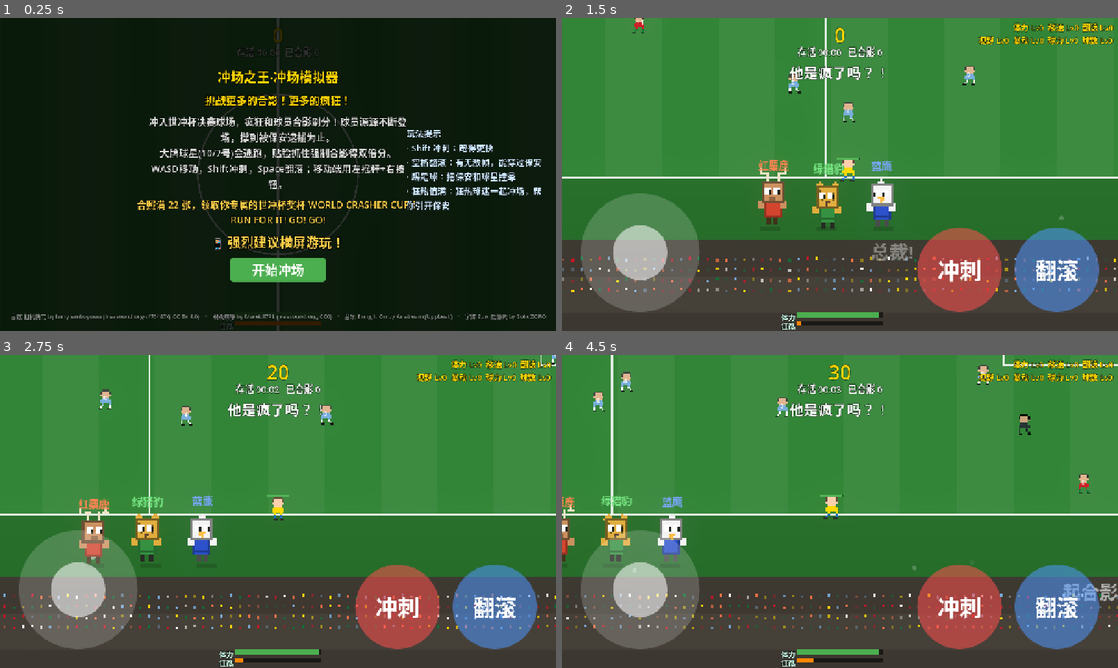
Above: before the commit, frames 1-4 (two rows, left to right).
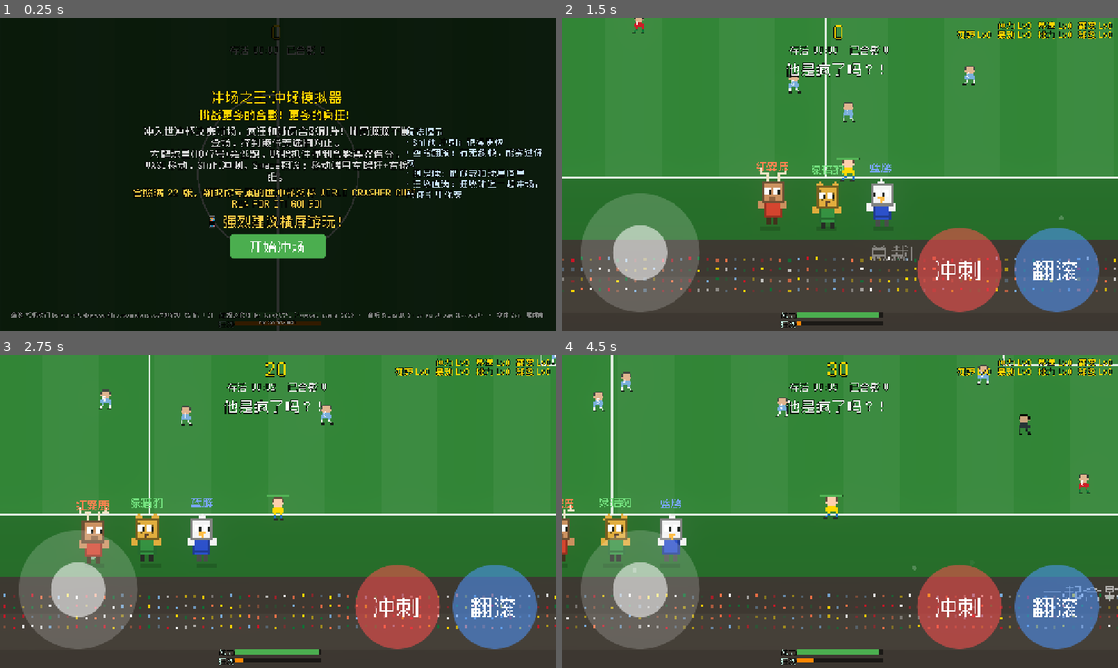
Above: after the commit, the same moments.

Repository: jackliu-jin/goal-crasher
Game: Godot game, scene res://Main.tscn
The game is run twice, just before and just after one commit, with the same random seed, the same clock (stepped at 60 frames per second) and the same inputs.
Inputs (mouse positions are in pixels of both pictures, inside the frame that each line leads up to):
- Up to frame 1 (0.25 s): no input
- Up to frame 2 (1.5 s): click "开始冲场" at 0.5 s; tap Enter at 1.25 s; move the mouse to (962, 158) at 1.27 s; hold D from 1.28 s (still down); hold Shift from 1.28 s (still down); click (962, 158) at 1.42 s
- Up to frame 3 (2.75 s): tap Space at 1.52 s; release D at 2 s; release Shift at 2 s; drag from (166, 527) to (250, 574) at 2.02 s
- Up to frame 4 (4.5 s): move the mouse to (895, 442) at 2.77 s; hold D 2.78-3.5 s; hold Shift 2.78-3.5 s; click (895, 442) at 2.92 s; drag from (812, 574) to (673, 464) at 3.52 s; move the mouse to (1006, 558) at 4.27 s; hold A from 4.28 s (still down); hold Shift from 4.28 s (still down); click (1006, 558) at 4.42 s

The runs differ from the first frame. In frame 1, 12% of the frame differs, in the area x 2-99%, y 2-100%; in frame 2, 3.5%; in frame 3, 3.3%; in frame 4, 3.6%.

Commit message:
竖屏时强制显示“请横屏”提示（微信内引导用浏览器打开）
- 竖屏检测：盖一层全屏提示，横屏自动隐藏、露出游戏
- 微信(MicroMessenger)内额外提示“点右上角···在浏览器打开”
- 提示文案进 Config(ORIENT_HINT/_WECHAT)，字体子集重新生成覆盖新字(0 缺失)

本地：解析通过 + 加载无错，god_mode=false。

Co-Authored-By: Claude Opus 4.8 <noreply@anthropic.com>

Diff:
--- a/Config.gd
+++ b/Config.gd
@@ -97,6 +97,10 @@
 # 玩法提示（开始页 + 被捕结算页展示）
 const HOW_TO_PLAY := "玩法提示\n· Shift 冲刺：跑得更快\n· 空格翻滚：有无敌帧，能穿过保安\n· 踢足球：把保安和球星撞晕\n· 狂热值满：狂热球迷一起冲场，帮你引开保安"
 
+# 竖屏时的“请横屏”提示（普通浏览器 / 微信内两种文案）
+const ORIENT_HINT := "请把手机横过来\n横屏游玩"
+const ORIENT_HINT_WECHAT := "请把手机横过来横屏游玩\n\n微信里：点右上角 ··· 菜单\n选择「在浏览器打开」体验最佳"
+
 # 抓满 22 人后被抓 = 胜利
 const WIN_GOAL := 22
 const WIN_TITLE := "WIN! 你就是真正的冲场之王！"
--- a/Game.gd
+++ b/Game.gd
@@ -183,6 +183,9 @@
 var trophy_rect: TextureRect
 var win_glow_rect: TextureRect
 var touch_root: Control
+var orient_layer: CanvasLayer    # 竖屏“请横屏”提示
+var lbl_orient: Label
+var is_wechat := false
 var won := false
 var win_confetti_timer := 0.0
 var upgrade_box: VBoxContainer
@@ -202,10 +205,41 @@
 	_setup_environment()
 	_build_ui()
 	_setup_audio()
+	_detect_wechat()
+	_build_orientation_warning()
 	god_mode = GameConfig.DEBUG.god_mode
 	set_process(true)
 	if GameConfig.DEBUG.start_immediately:
 		_start_game()
+
+func _detect_wechat() -> void:
+	if OS.has_feature("web"):
+		var ua: String = str(JavaScriptBridge.eval("navigator.userAgent || ''", true))
+		is_wechat = ua.findn("MicroMessenger") != -1
+
+# 竖屏时盖一层“请横屏”提示（微信内额外提示用浏览器打开）
+func _build_orientation_warning() -> void:
+	orient_layer = CanvasLayer.new()
+	orient_layer.layer = 128   # 盖在所有 UI 之上
+	add_child(orient_layer)
+	var bg := ColorRect.new()
+	bg.color = Color("#0b1a12")
+	bg.set_anchors_preset(Control.PRESET_FULL_RECT)
+	bg.mouse_filter = Control.MOUSE_FILTER_STOP
+	orient_layer.add_child(bg)
+	lbl_orient = Label.new()
+	lbl_orient.text = GameConfig.ORIENT_HINT_WECHAT if is_wechat else GameConfig.ORIENT_HINT
+	lbl_orient.set_anchors_and_offsets_preset(Control.PRESET_FULL_RECT)
+	lbl_orient.horizontal_alignment = HORIZONTAL_ALIGNMENT_CENTER
+	lbl_orient.vertical_alignment = VERTICAL_ALIGNMENT_CENTER
+	lbl_orient.autowrap_mode = TextServer.AUTOWRAP_WORD_SMART
+	lbl_orient.add_theme_font_size_override("font_size", 30)
+	lbl_orient.add_theme_color_override("font_color", Color("#ffd24a"))
+	lbl_orient.add_theme_color_override("font_outline_color", Color(0, 0, 0, 0.8))
+	lbl_orient.add_theme_constant_override("outline_size", 5)
+	if font: lbl_orient.add_theme_font_override("font", font)
+	orient_layer.add_child(lbl_orient)
+	orient_layer.visible = false
 
 # 加载内置的像素中文字体（Zpix）。直接读原始字节构建 FontFile，绕开 Godot 导入系统，
 # 确保打包进 web 构建（cjkfont.dat 由 export_presets 的 include_filter 强制包含）。
@@ -485,6 +519,10 @@
 # ============================================================================
 func _process(delta: float) -> void:
 	var dt: float = min(2.0, delta * 60.0)
+	# 竖屏检测：盖上“请横屏”提示（留 5% 容差，避免近方形抖动）
+	if orient_layer != null:
+		var vp := get_viewport_rect().size
+		orient_layer.visible = vp.y > vp.x * 1.05
 	if state == St.PLAY:
 		elapsed += dt
 		# 存活计分：每活满 1 秒(60 帧) +10 分
Binary file added: cjkfont.dat
